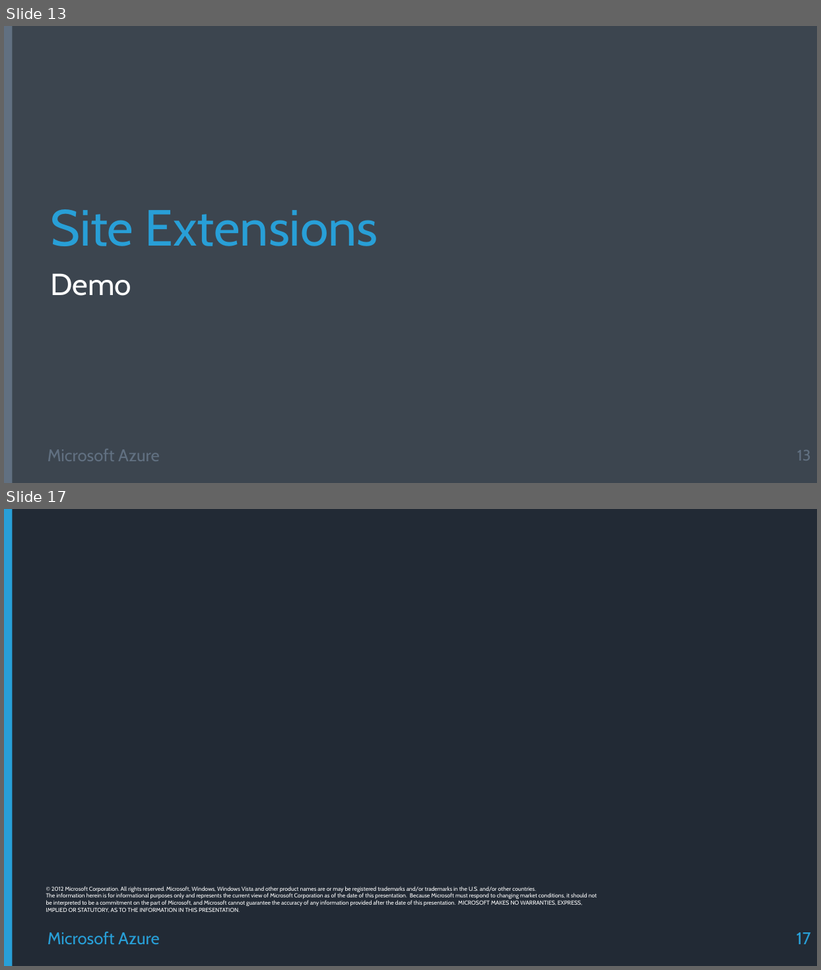
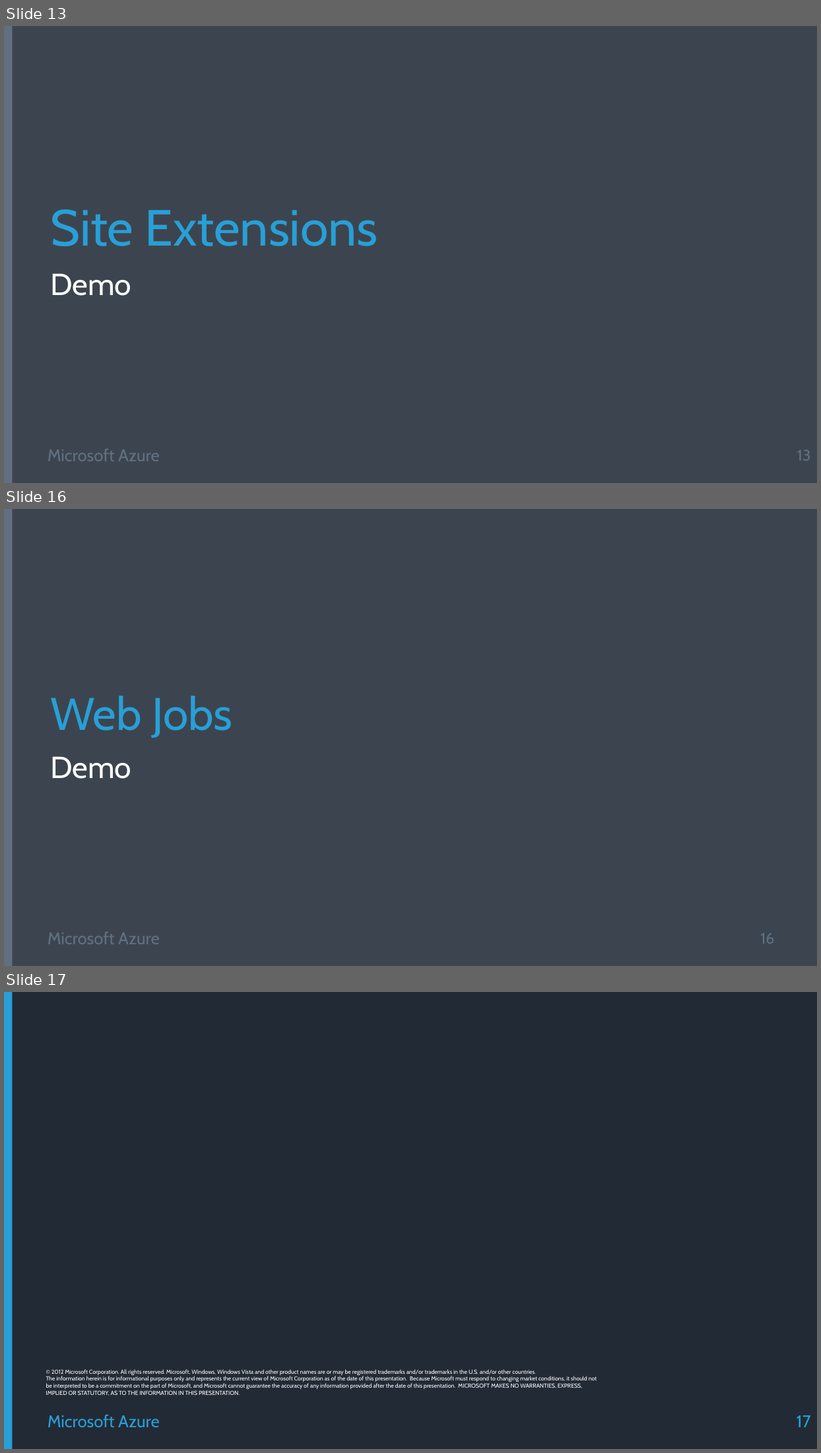
Before and after one commit to SyntaxC4-MSFT/AzureWebApp.DemoInABox.KuduDemo, a slide deck: docs/Kudu.pptx. Shown one above the other, each under a label of ours: slides 13 and 17 before the commit, slides 13, 16 and 17 after it; the slides between them are not shown. The pictures are 821x970 and 821x1453 pixels, drawn with LibreOffice and Linux fonts; fonts in the diff are those of the drawing; background and template pictures are left out. Boxes give left, top, right and bottom in pixels: in the first picture for what was removed or moved away, otherwise in the second. Text is boxed around its words. In the diff, an @@ line names an element or a change of style, - is before the commit and + after.

```diff
--- a/docs/Kudu.pptx
+++ b/docs/Kudu.pptx
@@ slide 16 added at box(4, 509, 817, 966), background #3C454F; not listed: 2 template elements that a slide beside it also shows @@
@@ text added at box(50, 696, 232, 738), 54 pt, text #289FD7 @@
+Web Jobs
@@ text added at box(50, 757, 131, 779), 36 pt, text #FFFFFF @@
+Demo
@@ page number added at box(760, 933, 774, 944), 18 pt, text #617081 @@
+16
```
Also in this commit, not shown: 2 slides changed, 1 slide removed, 4 other files.
